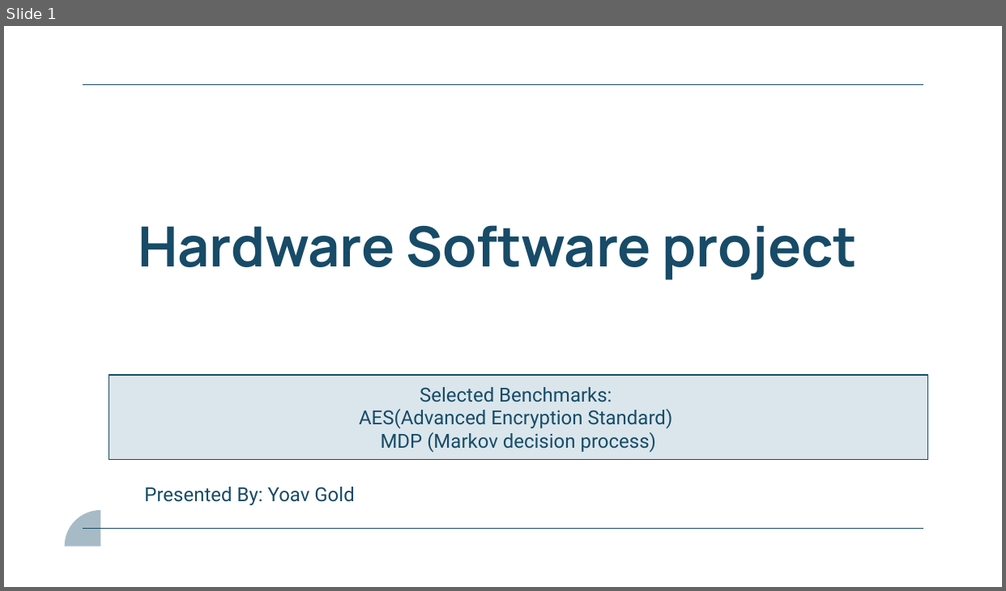
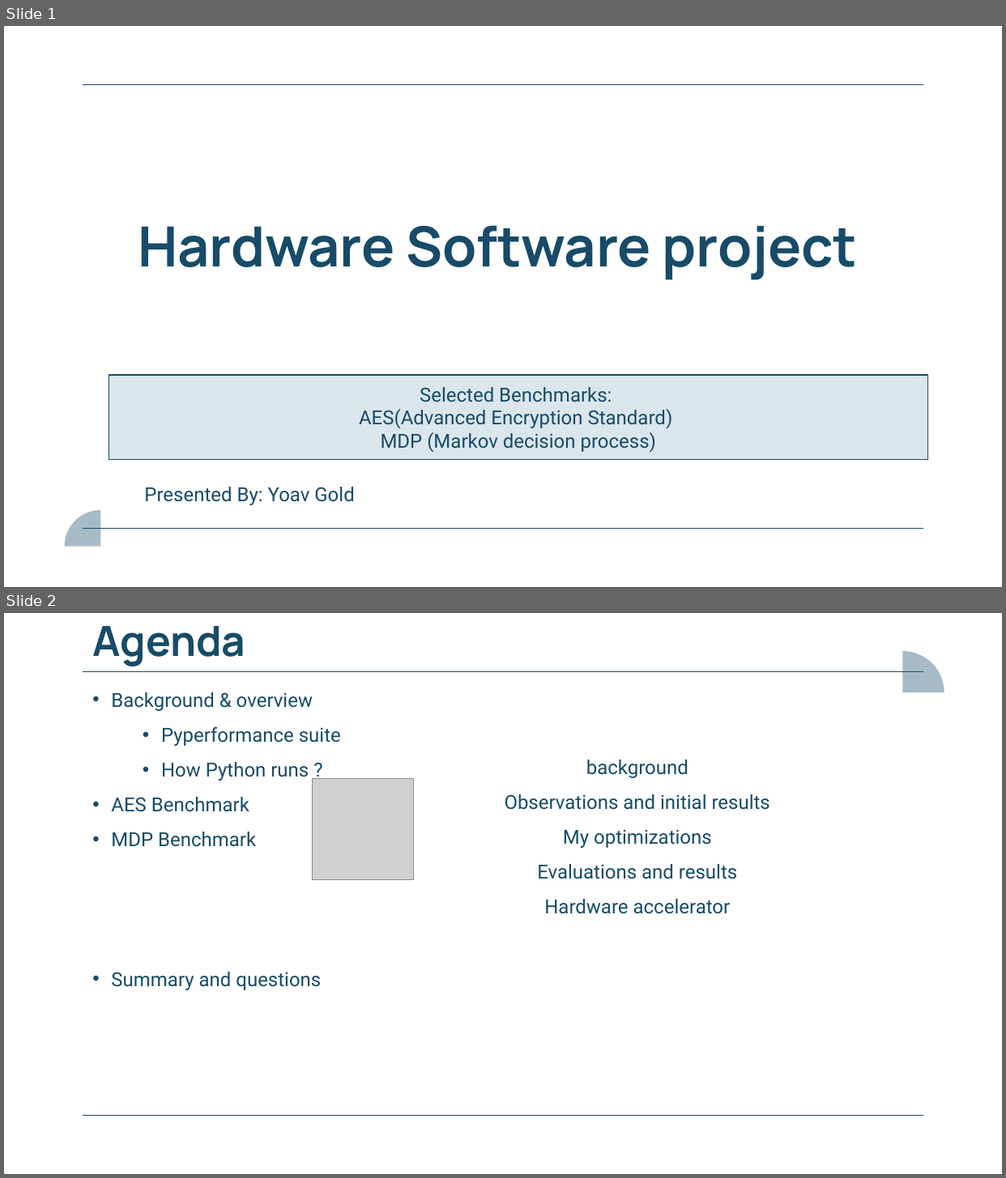
Before and after one commit to YoavGold/hw_sw_project, a slide deck: presentation/final_presentation.pptx. Shown one above the other, each under a label of ours: slide 1 before the commit, slides 1 and 2 after it. The pictures are 1006x591 and 1006x1178 pixels, drawn with LibreOffice and Linux fonts; fonts in the diff are those of the drawing; grey boxes stand for pictures. Boxes give left, top, right and bottom in pixels: in the first picture for what was removed or moved away, otherwise in the second. Text is boxed around its words. In the diff, an @@ line names an element or a change of style, - is before the commit and + after.

```diff
--- a/presentation/final_presentation.pptx
+++ b/presentation/final_presentation.pptx
@@ slide 2 added at (x1=4, y1=613, x2=1002, y2=1174), background #FFFFFF; not listed: 2 template elements that a slide beside it also shows @@
@@ title added at (x1=92, y1=626, x2=245, y2=666), 30 pt, text #174B67, bold @@
+Agenda
@@ freeform shape added at (x1=902, y1=651, x2=944, y2=693), fill #A7BBC7 @@
@@ text added at (x1=111, y1=692, x2=341, y2=990), 14 pt, text #174B67 @@
+• Background & overview
+  • Pyperformance suite
+  • How Python runs ?
+• AES Benchmark
+• MDP Benchmark
+• Summary and questions
@@ picture added at (x1=313, y1=779, x2=414, y2=880) @@
@@ text added at (x1=505, y1=760, x2=770, y2=914), 14 pt, text #174B67 @@
+  background
+  Observations and initial results
+  My optimizations
+  Evaluations and results
+  Hardware accelerator
```
Also in this commit, not shown: 1 slide changed, 37 other slides added, 1 other file.
